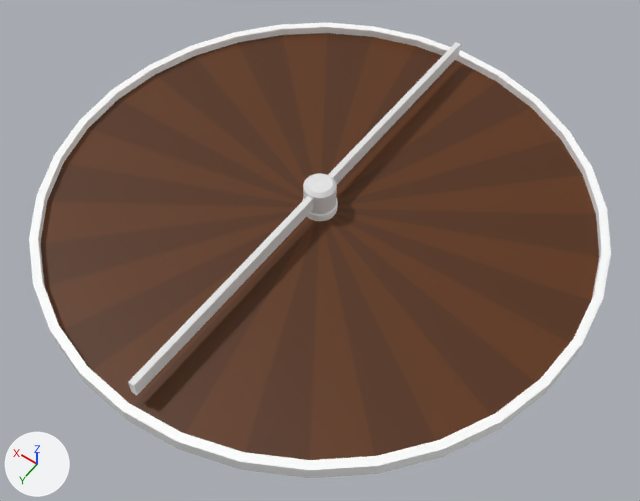
The Blender file Assets/Blender/farm and spinner.blend, before and after one commit.
The view is the same before and after, from a camera (50 mm lens) standing at (-9.81, 13.73, 19.77) and looking at (-0.69, 0.97, -0.3). Lighting does not change. The marker at lower left points along +X, +Y and +Z.
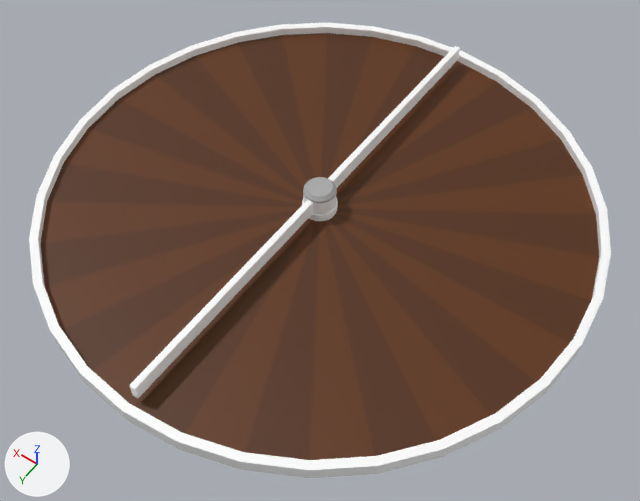
Where the change shows, as pixel boxes (x1, y1, x2, y2) in the pictures (640 x 501 px):
'Circle.001', surface changed, moved: before (128, 42, 461, 395); after (129, 46, 460, 398)

Diff of the bpy script that builds the scene:
```diff
--- a/Assets/Blender/farm and spinner.blend.py
+++ b/Assets/Blender/farm and spinner.blend.py
@@ img_circle_001_base_color @@
+img_circle_001_base_color = load_image('Circle.001 Base Color', '_unpacked/Circle.001_Base_Color', 1024, 1024, 'sRGB')
@@ mat_material_002 @@
 mat_material_002 = principled_material('Material.002')
-mat_material_002.base_color = (0.8, 0.8, 0.8)  # white #e7e7e7
+mat_material_002.texture = img_circle_001_base_color
@@ ob_circle_001 @@
 ob_circle_001 = bpy.data.objects.new('Circle.001', me_circle_001)
-ob_circle_001.location = (0.0, 0.0, 0.0)
+ob_circle_001.location = (0.0, 0.0, -0.16)
 ob_circle_001.scale = (8.22, 8.22, 8.22)
```
